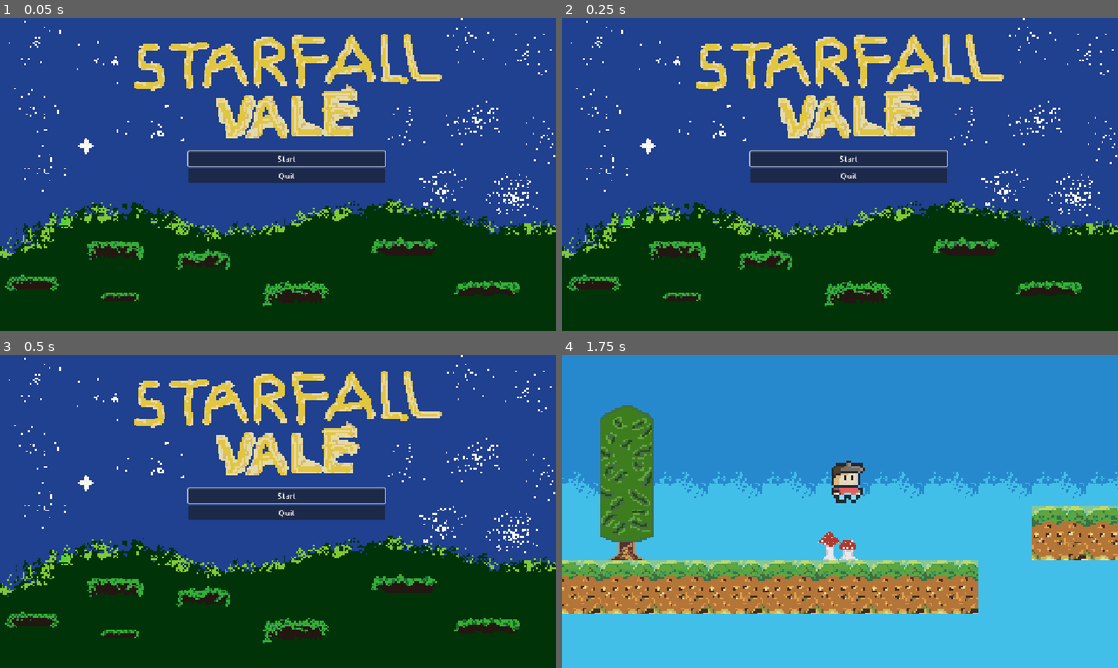
Above: before the commit, frames 1-4 (two rows, left to right).
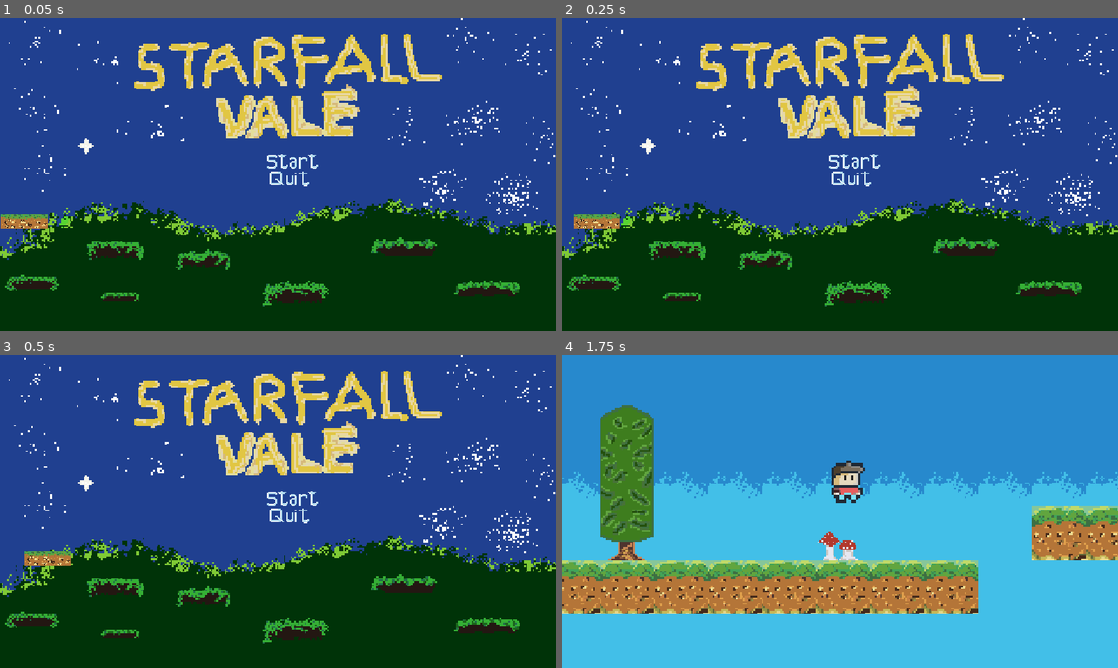
Above: after the commit, the same moments.

Repository: mindinu-dev/starfall-vale-platformer
Game: Godot game, scene res://scenes/MainMenu.tscn
The game is run twice, just before and just after one commit, with the same random seed, the same clock (stepped at 60 frames per second) and the same inputs.
Inputs (mouse positions are in pixels of both pictures, inside the frame that each line leads up to; where the layout moved, square brackets give the same spot in the first picture):
- Up to frame 1 (0.05 s): no input
- Up to frame 2 (0.25 s): no input
- Up to frame 3 (0.5 s): no input
- Up to frame 4 (1.75 s): click (851, 498) [851, 495] at 0.5 s; tap Enter at 1.25 s; move the mouse to (962, 495) at 1.27 s; hold Right (move_right) from 1.28 s (still down); tap Alt at 1.35 s; click (962, 495) at 1.42 s; tap Space (jump) at 1.52 s

The runs differ from the first frame. In frame 1, 4.1% of the frame differs, in the area x 0-70%, y 42-68%; in frame 2, 4.1%; in frame 3, 4.1%; in frame 4, nothing differs.

Commit message:
added coustom buttons and aniamtions

Diff:
--- a/scenes/MainMenu.tscn
+++ b/scenes/MainMenu.tscn
@@ -2,6 +2,47 @@
 
 [ext_resource type="Script" uid="uid://bb8oqoq6fvcmy" path="res://scripts/main_menu.gd" id="1_0ykhv"]
 [ext_resource type="Texture2D" uid="uid://bdqi0mjnx1dfa" path="res://assets/images/background-menu.png" id="2_2wh52"]
+[ext_resource type="Texture2D" uid="uid://detqns2wgbh2o" path="res://assets/ui/start-button.png" id="3_2wh52"]
+[ext_resource type="Texture2D" uid="uid://bnq51fr182ohs" path="res://assets/ui/quit-button.png" id="4_ow34m"]
+[ext_resource type="PackedScene" uid="uid://bg4o8kyds5mx5" path="res://scenes/platform.tscn" id="5_l72w3"]
+
+[sub_resource type="Animation" id="Animation_826wr"]
+length = 0.001
+tracks/0/type = "value"
+tracks/0/imported = false
+tracks/0/enabled = true
+tracks/0/path = NodePath(".:position")
+tracks/0/interp = 1
+tracks/0/loop_wrap = true
+tracks/0/keys = {
+"times": PackedFloat32Array(0),
+"transitions": PackedFloat32Array(1),
+"update": 0,
+"values": [Vector2(49, 421)]
+}
+
+[sub_resource type="Animation" id="Animation_ucygd"]
+resource_name = "move"
+length = 10.0
+loop_mode = 1
+tracks/0/type = "value"
+tracks/0/imported = false
+tracks/0/enabled = true
+tracks/0/path = NodePath(".:position")
+tracks/0/interp = 1
+tracks/0/loop_wrap = true
+tracks/0/keys = {
+"times": PackedFloat32Array(0, 10),
+"transitions": PackedFloat32Array(1, 1),
+"update": 0,
+"values": [Vector2(49, 421), Vector2(1103, 421)]
+}
+
+[sub_resource type="AnimationLibrary" id="AnimationLibrary_mipys"]
+_data = {
+&"RESET": SubResource("Animation_826wr"),
+&"move": SubResource("Animation_ucygd")
+}
 
 [node name="MainMenu" type="Control" unique_id=716165902]
 layout_mode = 3
@@ -24,20 +65,39 @@
 anchors_preset = 15
 anchor_right = 1.0
 anchor_bottom = 1.0
-offset_left = 390.0
-offset_top = 276.0
-offset_right = -354.0
-offset_bottom = -224.0
+offset_left = 545.0
+offset_top = 280.0
+offset_right = -501.0
+offset_bottom = -241.0
 grow_horizontal = 2
 grow_vertical = 2
 
-[node name="StartButton" type="Button" parent="VBoxContainer" unique_id=345982644]
+[node name="StartButton" type="TextureButton" parent="VBoxContainer" unique_id=345982644]
+custom_minimum_size = Vector2(128, 32)
 layout_mode = 2
-text = "Start"
+texture_normal = ExtResource("3_2wh52")
+texture_pressed = ExtResource("3_2wh52")
+texture_hover = ExtResource("3_2wh52")
+texture_focused = ExtResource("3_2wh52")
+ignore_texture_size = true
+stretch_mode = 0
 
-[node name="QuitButton" type="Button" parent="VBoxContainer" unique_id=93123907]
+[node name="QuitButton" type="TextureButton" parent="VBoxContainer" unique_id=93123907]
+custom_minimum_size = Vector2(128, 32)
 layout_mode = 2
-text = "Quit"
+texture_normal = ExtResource("4_ow34m")
+texture_pressed = ExtResource("4_ow34m")
+texture_hover = ExtResource("4_ow34m")
+texture_focused = ExtResource("4_ow34m")
+ignore_texture_size = true
+stretch_mode = 0
+
+[node name="platform" parent="." unique_id=844739169 instance=ExtResource("5_l72w3")]
+position = Vector2(49, 421)
+
+[node name="AnimationPlayer" type="AnimationPlayer" parent="platform" unique_id=69565085]
+libraries/ = SubResource("AnimationLibrary_mipys")
+autoplay = &"move"
 
 [connection signal="pressed" from="VBoxContainer/StartButton" to="." method="_on_start_button_pressed"]
 [connection signal="pressed" from="VBoxContainer/QuitButton" to="." method="_on_quit_button_pressed"]
--- a/scripts/main_menu.gd
+++ b/scripts/main_menu.gd
@@ -2,8 +2,28 @@
 
 @export var next_scene_path: String = "res://scenes/level_01.tscn"
 
+@onready var start_button: TextureButton = $VBoxContainer/StartButton
+@onready var quit_button: TextureButton = $VBoxContainer/QuitButton
+
 func _ready() -> void:
-	$VBoxContainer/StartButton.grab_focus()
+	start_button.grab_focus()
+
+	for button in [start_button, quit_button]:
+		button.pivot_offset = button.size / 2   # scales from the centre
+		button.mouse_entered.connect(_pop_in.bind(button))
+		button.mouse_exited.connect(_pop_out.bind(button))
+
+func _pop_in(button: TextureButton) -> void:
+	var tween := create_tween()
+	tween.tween_property(button, "scale", Vector2(1.08, 1.08), 0.12) \
+		.set_trans(Tween.TRANS_BACK) \
+		.set_ease(Tween.EASE_OUT)
+
+func _pop_out(button: TextureButton) -> void:
+	var tween := create_tween()
+	tween.tween_property(button, "scale", Vector2.ONE, 0.12) \
+		.set_trans(Tween.TRANS_QUAD) \
+		.set_ease(Tween.EASE_OUT)
 
 func _on_start_button_pressed() -> void:
 	get_tree().change_scene_to_file(next_scene_path)
Binary file added: assets/ui/quit-button.png
Binary file added: assets/ui/start-button.png
